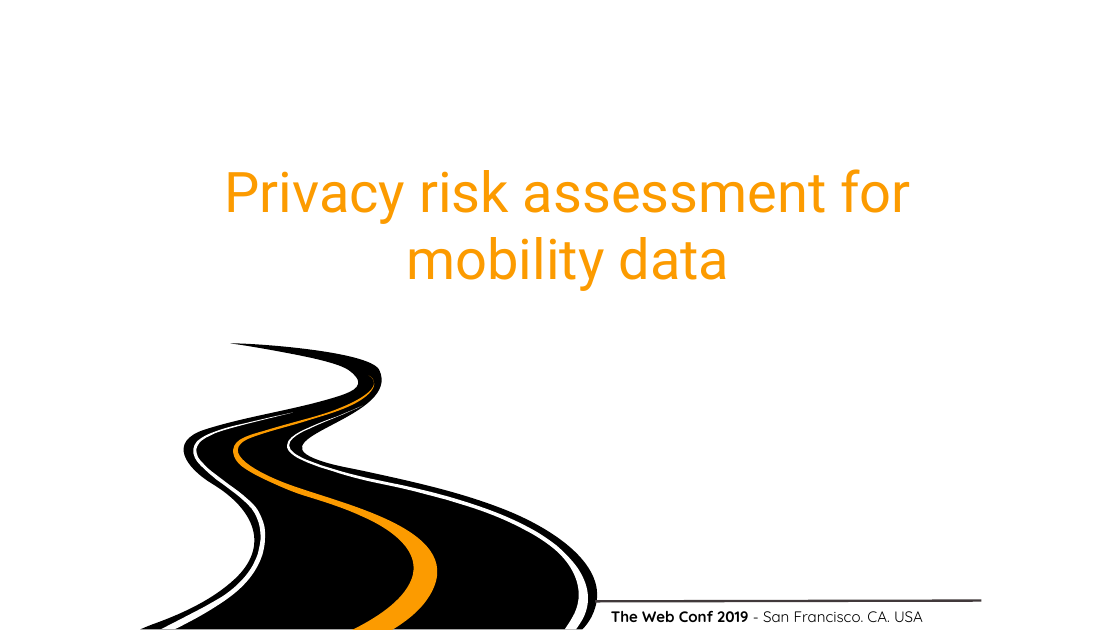
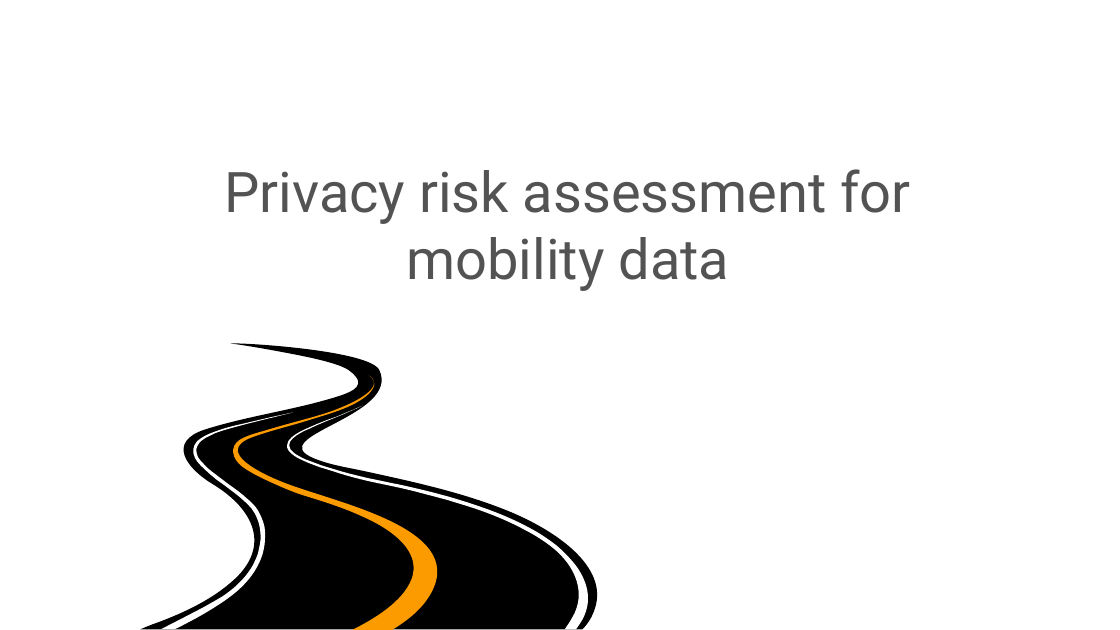
Before and after one commit to scikit-mobility/tutorials, a slide deck: slide 1 of AMLD 2020/Part 04 - Privacy.pptx. Drawn at 1120x630 pixels with LibreOffice and Linux fonts; fonts in the diff are those of the drawing. Boxes give left, top, right and bottom in pixels: in the first picture for what was removed or moved away, otherwise in the second. Text is boxed around its words. In the diff, an @@ line names an element or a change of style, - is before the commit and + after.

```diff
--- a/AMLD 2020/Part 04 - Privacy.pptx
+++ b/AMLD 2020/Part 04 - Privacy.pptx
@@ text "Privacy risk assessment for mobility ..." at bbox=[225, 169, 911, 291]: text colour #FC9B00 to #535353 @@
@@ line removed from (595, 601) to (981, 601) @@
@@ text removed at bbox=[611, 610, 923, 622] @@
-The Web Conf 2019 - San Francisco. CA. USA
```
Also in this commit, not shown: 12 other slides changed.
